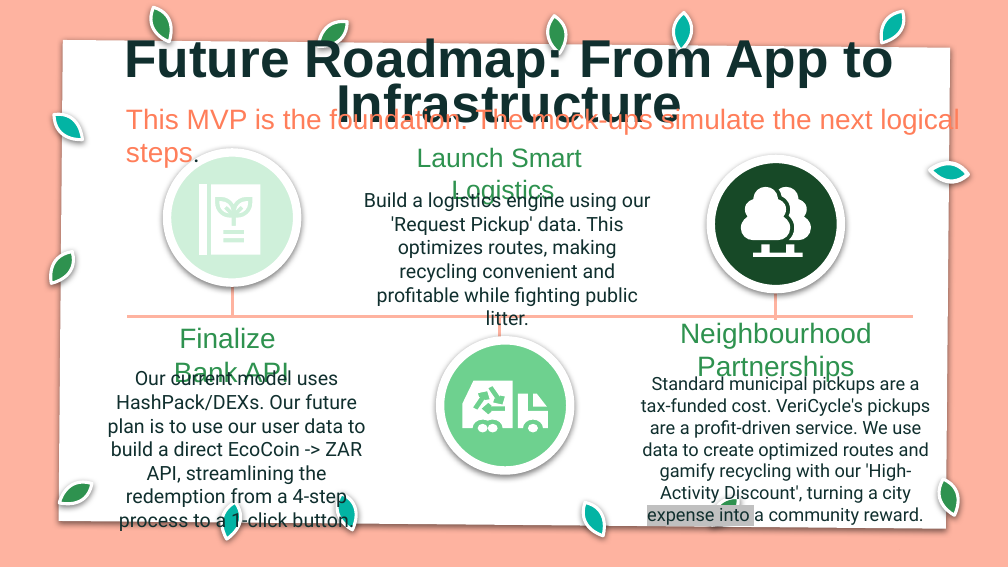
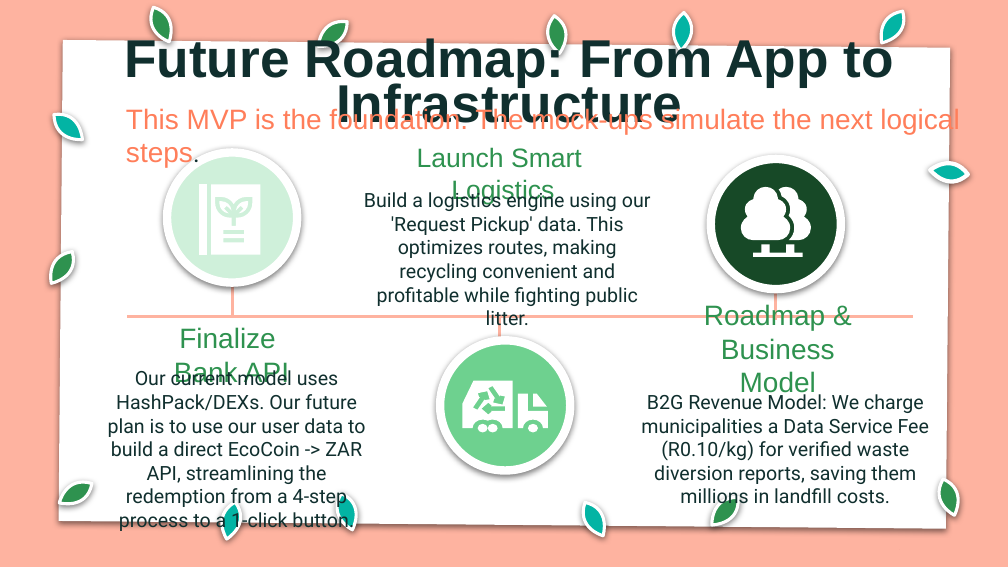
Before and after one commit to commit-to-Noma/VeriCycle, a slide deck: slide 8 of Vericycle Pitch Deck.pptx. Drawn at 1008x567 pixels with LibreOffice and Linux fonts; fonts in the diff are those of the drawing; background and template pictures are left out. Boxes give left, top, right and bottom in pixels: in the first picture for what was removed or moved away, otherwise in the second. Text is boxed around its words. In the diff, an @@ line names an element or a change of style, - is before the commit and + after.

```diff
--- a/Vericycle Pitch Deck.pptx
+++ b/Vericycle Pitch Deck.pptx
@@ text at [704,303,835,397]: text changed @@
-Neighbourhood Partnerships
+Roadmap & Business Model
@@ text at [641,391,929,509]: text changed; size 13 to 14 pt @@
-Standard municipal pickups are a tax-funded cost. VeriCycle's pickups are a profit-driven service. We use data to create optimized routes and gamify recycling with our 'High-Activity Discount', turning a city expense into a community reward.
+B2G Revenue Model: We charge municipalities a Data Service Fee (R0.10/kg) for verified waste diversion reports, saving them millions in landfill costs.
```
Also in this commit, not shown: 4 other slides changed, 1 slide added, 1 other file.
